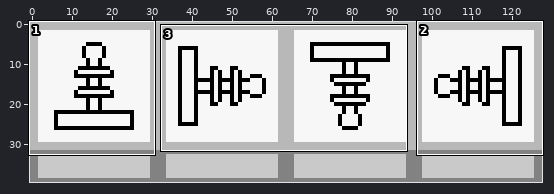
Two versions of one pixel-art file, Assets/Sprites/LaserBlockSprite.aseprite. The first picture is a wide view before the edit; the outline marks the close-up.
Close-up. First the earlier version:
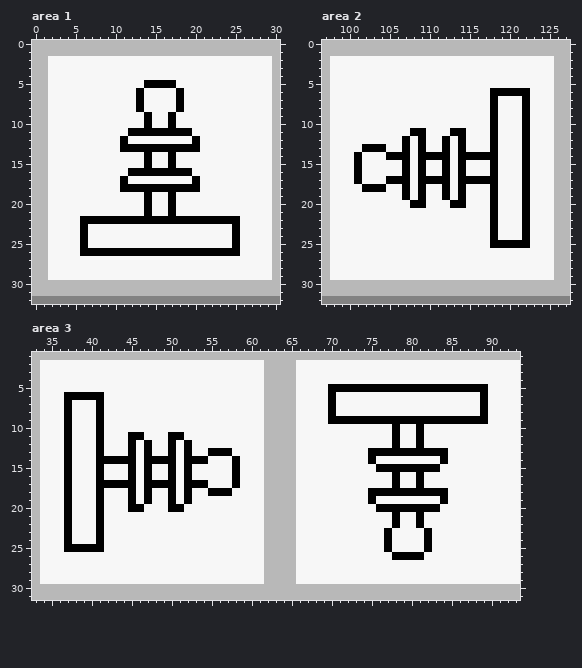
128x40 pixels, 1 frame. Shown: area 1: x 0..30, y 0..32; area 2: x 97..127, y 0..32; area 3: x 33..93, y 1..31.
After the commit:
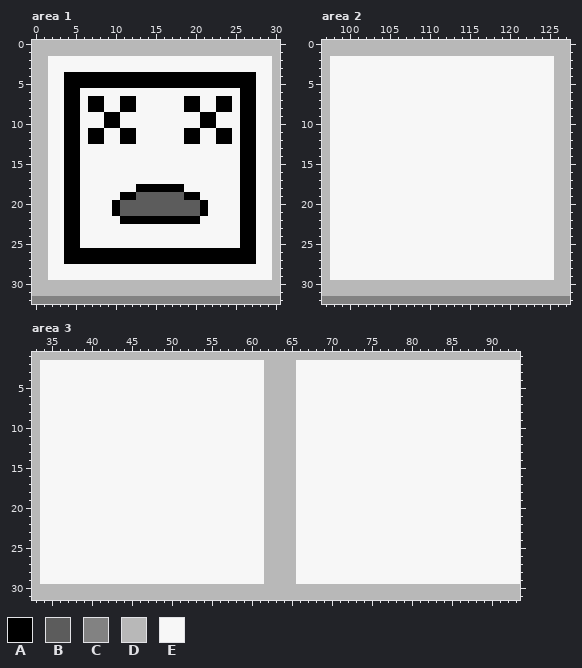
Palette (. is transparent): A #000000  B #5c5c5c  C #828282  D #b8b8b8  E #f7f7f7
Diff:
Area 1:
y 4: x 4..27 EEEEEEEEEEEEEEEEEEEEEEEE -> AAAAAAAAAAAAAAAAAAAAAAAA
y 5: x 4..13 EEEEEEEEEE -> AAAAAAAAAA; x 18..27 EEEEEEEEEE -> AAAAAAAAAA
y 6: x 4..5 EE -> AA; x 13 A -> E; x 18 A -> E; x 26..27 EE -> AA
y 7..8: x 4..5 EE -> AA; x 7..8 EE -> AA; x 11..13 EEA -> AAE; x 18..20 AEE -> EAA; x 23..24 EE -> AA; x 26..27 EE -> AA
y 9..10: x 4..5 EE -> AA; x 9..10 EE -> AA; x 14 A -> E; x 17 A -> E; x 21..22 EE -> AA; x 26..27 EE -> AA
y 11: x 4..5 EE -> AA; x 7..8 EE -> AA; x 11 E -> A; x 13..18 AAAAAA -> EEEEEE; x 20 E -> A; x 23..24 EE -> AA; x 26..27 EE -> AA
y 12: x 4..5 EE -> AA; x 7..8 EE -> AA; x 12 E -> A; x 19 E -> A; x 23..24 EE -> AA; x 26..27 EE -> AA
y 13: x 4..5 EE -> AA; x 11..20 AAAAAAAAAA -> EEEEEEEEEE; x 26..27 EE -> AA
y 14..15: x 4..5 EE -> AA; x 14 A -> E; x 17 A -> E; x 26..27 EE -> AA
y 16: x 4..5 EE -> AA; x 12..19 AAAAAAAA -> EEEEEEEE; x 26..27 EE -> AA
y 17: x 4..5 EE -> AA; x 11 A -> E; x 20 A -> E; x 26..27 EE -> AA
y 18: x 4..5 EE -> AA; x 11..12 AA -> EE; x 19..20 AA -> EE; x 26..27 EE -> AA
y 19: x 4..5 EE -> AA; x 11..20 EEEAEEAEEE -> AABBBBBBAA; x 26..27 EE -> AA
y 20..21: x 4..5 EE -> AA; x 10..21 EEEEAEEAEEEE -> ABBBBBBBBBBA; x 26..27 EE -> AA
y 22: x 4..10 EEAAAAA -> AAEEEEE; x 21..27 AAAAAEE -> EEEEEAA
y 23..25: x 4..6 EEA -> AAE; x 25..27 AEE -> EAA
y 26: x 4..5 EE -> AA; x 26..27 EE -> AA
y 27: x 4..27 EEEEEEEEEEEEEEEEEEEEEEEE -> AAAAAAAAAAAAAAAAAAAAAAAA
Area 2:
y 6: x 118..122 AAAAA -> EEEEE
y 7..10: x 118 A -> E; x 122 A -> E
y 11: x 108..109 AA -> EE; x 113..114 AA -> EE; x 118 A -> E; x 122 A -> E
y 12: x 107 A -> E; x 109 A -> E; x 112 A -> E; x 114 A -> E; x 118 A -> E; x 122 A -> E
y 13: x 102..104 AAA -> EEE; x 107 A -> E; x 109 A -> E; x 112 A -> E; x 114 A -> E; x 118 A -> E; x 122 A -> E
y 14: x 101 A -> E; x 105..107 AAA -> EEE; x 109..112 AAAA -> EEEE; x 114..118 AAAAA -> EEEEE; x 122 A -> E
y 15..16: x 101 A -> E; x 107 A -> E; x 109 A -> E; x 112 A -> E; x 114 A -> E; x 118 A -> E; x 122 A -> E
y 17: x 101 A -> E; x 105..107 AAA -> EEE; x 109..112 AAAA -> EEEE; x 114..118 AAAAA -> EEEEE; x 122 A -> E
y 18: x 102..104 AAA -> EEE; x 107 A -> E; x 109 A -> E; x 112 A -> E; x 114 A -> E; x 118 A -> E; x 122 A -> E
y 19: x 107 A -> E; x 109 A -> E; x 112 A -> E; x 114 A -> E; x 118 A -> E; x 122 A -> E
y 20: x 108..109 AA -> EE; x 113..114 AA -> EE; x 118 A -> E; x 122 A -> E
y 21..24: x 118 A -> E; x 122 A -> E
y 25: x 118..122 AAAAA -> EEEEE
Area 3:
y 5: x 70..89 AAAAAAAAAAAAAAAAAAAA -> EEEEEEEEEEEEEEEEEEEE
y 6: x 37..41 AAAAA -> EEEEE; x 70 A -> E; x 89 A -> E
y 7..8: x 37 A -> E; x 41 A -> E; x 70 A -> E; x 89 A -> E
y 9: x 37 A -> E; x 41 A -> E; x 70..89 AAAAAAAAAAAAAAAAAAAA -> EEEEEEEEEEEEEEEEEEEE
y 10: x 37 A -> E; x 41 A -> E; x 78 A -> E; x 81 A -> E
y 11: x 37 A -> E; x 41 A -> E; x 45..46 AA -> EE; x 50..51 AA -> EE; x 78 A -> E; x 81 A -> E
y 12: x 37 A -> E; x 41 A -> E; x 45 A -> E; x 47 A -> E; x 50 A -> E; x 52 A -> E; x 78 A -> E; x 81 A -> E
y 13: x 37 A -> E; x 41 A -> E; x 45 A -> E; x 47 A -> E; x 50 A -> E; x 52 A -> E; x 55..57 AAA -> EEE; x 75..84 AAAAAAAAAA -> EEEEEEEEEE
y 14: x 37 A -> E; x 41..45 AAAAA -> EEEEE; x 47..50 AAAA -> EEEE; x 52..54 AAA -> EEE; x 58 A -> E; x 75 A -> E; x 84 A -> E
y 15: x 37 A -> E; x 41 A -> E; x 45 A -> E; x 47 A -> E; x 50 A -> E; x 52 A -> E; x 58 A -> E; x 76..83 AAAAAAAA -> EEEEEEEE
y 16: x 37 A -> E; x 41 A -> E; x 45 A -> E; x 47 A -> E; x 50 A -> E; x 52 A -> E; x 58 A -> E; x 78 A -> E; x 81 A -> E
y 17: x 37 A -> E; x 41..45 AAAAA -> EEEEE; x 47..50 AAAA -> EEEE; x 52..54 AAA -> EEE; x 58 A -> E; x 78 A -> E; x 81 A -> E
y 18: x 37 A -> E; x 41 A -> E; x 45 A -> E; x 47 A -> E; x 50 A -> E; x 52 A -> E; x 55..57 AAA -> EEE; x 75..84 AAAAAAAAAA -> EEEEEEEEEE
y 19: x 37 A -> E; x 41 A -> E; x 45 A -> E; x 47 A -> E; x 50 A -> E; x 52 A -> E; x 75 A -> E; x 84 A -> E
y 20: x 37 A -> E; x 41 A -> E; x 45..46 AA -> EE; x 50..51 AA -> EE; x 76..83 AAAAAAAA -> EEEEEEEE
y 21..22: x 37 A -> E; x 41 A -> E; x 78 A -> E; x 81 A -> E
y 23..24: x 37 A -> E; x 41 A -> E; x 77 A -> E; x 82 A -> E
y 25: x 37..41 AAAAA -> EEEEE; x 77 A -> E; x 82 A -> E
y 26: x 78..81 AAAA -> EEEE
Where, in picture pixels (left, top, right, bottom), the same in both close-ups:
changed: (64, 72, 256, 264)
changed: (354, 88, 530, 248)
changed: (328, 384, 488, 560)
changed: (64, 392, 240, 552)
